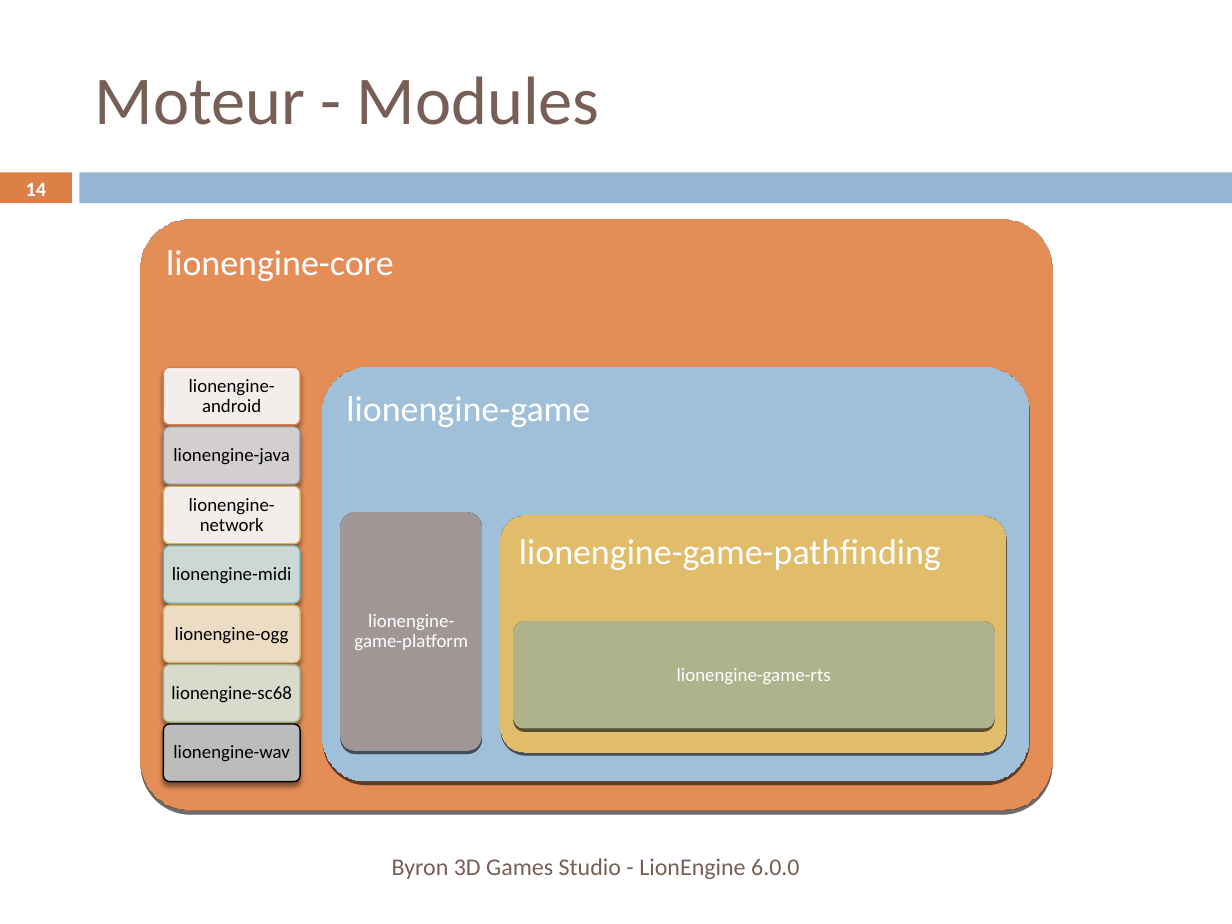
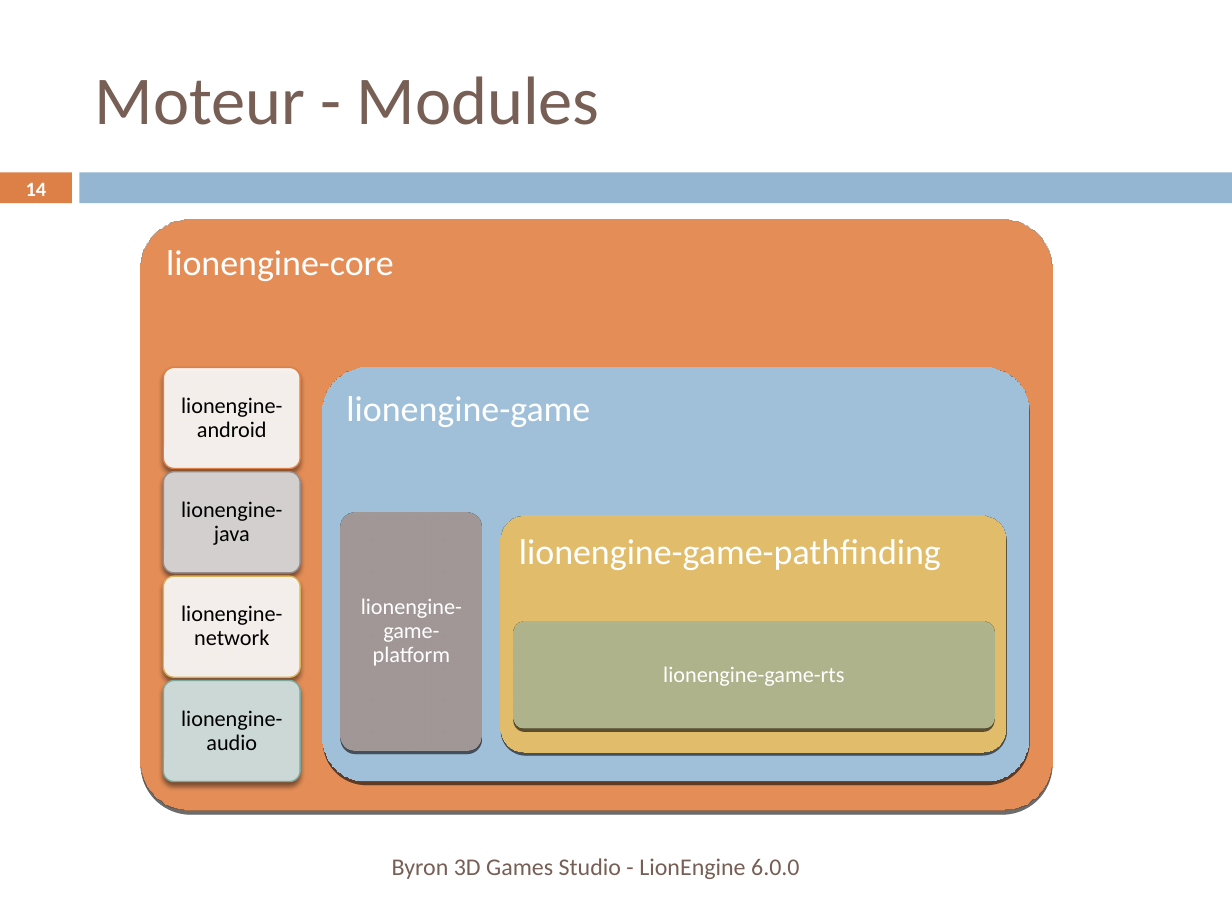
Before and after one commit to b3dgs/lionengine, a slide deck: slide 14 of doc/src/lionengine.pptx. Drawn at 1232x924 pixels with LibreOffice and Linux fonts; fonts in the diff are those of the drawing. Boxes give left, top, right and bottom in pixels: in the first picture for what was removed or moved away, otherwise in the second. Text is boxed around its words. In the diff, an @@ line names an element or a change of style, - is before the commit and + after.

```diff
--- a/doc/src/lionengine.pptx
+++ b/doc/src/lionengine.pptx
@@ rounded rectangle: place and size @@
-rounded rectangle at bbox=[164, 367, 301, 425]
+rounded rectangle at bbox=[164, 367, 301, 468]
@@ rounded rectangle: place and size @@
-rounded rectangle at bbox=[164, 426, 301, 484]
+rounded rectangle at bbox=[164, 472, 301, 573]
@@ text "lionengine-java": place and size @@
-text "lionengine-java" at bbox=[173, 448, 290, 465]
+text "lionengine-java" at bbox=[181, 501, 282, 545]
@@ rounded rectangle: place and size @@
-rounded rectangle at bbox=[164, 487, 301, 545]
+rounded rectangle at bbox=[164, 577, 301, 678]
@@ size 11 to 13 pt in 5 elements at bbox=[361, 598, 462, 666], bbox=[663, 666, 844, 686], bbox=[181, 397, 282, 437], bbox=[181, 501, 282, 545], bbox=[181, 605, 282, 645] @@
@@ text "lionengine-network": place and size @@
-text "lionengine-network" at bbox=[189, 498, 275, 531]
+text "lionengine-network" at bbox=[181, 605, 282, 645]
@@ rounded rectangle: place and size @@
-rounded rectangle at bbox=[164, 724, 301, 782]
+rounded rectangle at bbox=[164, 680, 301, 781]
@@ rounded rectangle at bbox=[164, 680, 301, 781]: fill #BDBDBD to #CBD9D5; outline #000000 0.79 pt to #7BA79D 0.79 pt @@
@@ group removed at bbox=[164, 546, 301, 722]: 3 rounded rectangles, 3 texts @@
-lionengine-midi
-lionengine-ogg
-lionengine-sc68
@@ text at bbox=[181, 710, 282, 750]: text changed; size 11 to 13 pt @@
-lionengine-wav
+lionengine-audio
```
Also in this commit, not shown: 2 other slides changed, 3 other files.
